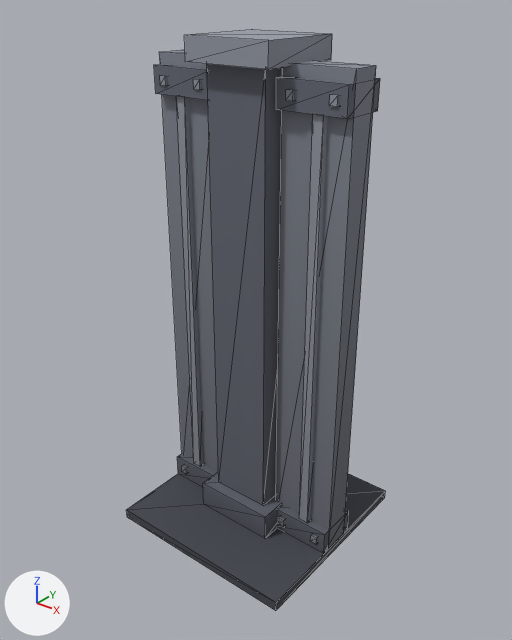
Two versions of the glTF model data/model/wall_metal_straight.glb, one commit apart.
Camera for both pictures: a 50 mm camera at (1.89, -2.39, 2.61) aimed at (0.01, -0.03, 1.15). The lights are fixed; the arrows at lower left show +X, +Y and +Z. The picture after the commit comes second. Mesh edges are drawn as thin lines. Vertices at exactly the same position are counted once.

Script lines for the objects in view, before the commit:
```python
me_mesh_0 = bpy.data.meshes.new('Mesh_0')
me_mesh_0.from_pydata(...)  # 160 vertices, 240 faces; spans x -0.5..0.5, y -0.5..0.5, z 0.0..2.4
me_mesh_0.materials.append(mat_material_0)  # picture img_image_0
ob_mesh_0 = bpy.data.objects.new('Mesh_0', me_mesh_0)
ob_mesh_0.location = (0.0, 0.0, 0.0)
```
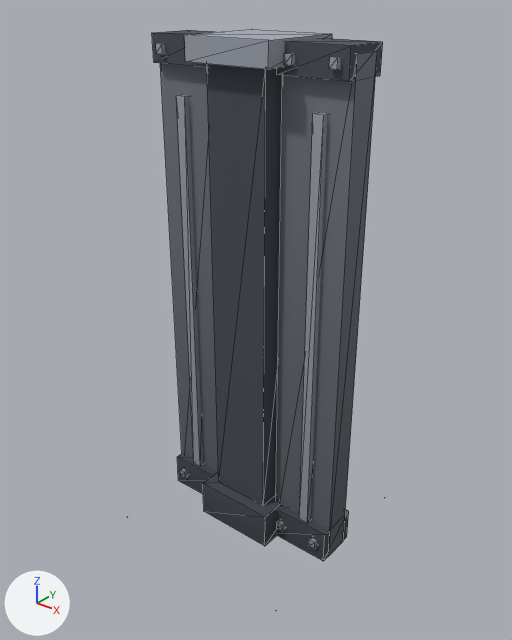
Location of each change, (x1, y1, x2, y2) in pixels of the pictures (512 x 640 px; the box of a moved part takes in the faces that stretch with it):
'Mesh_0', reshaped: before (126, 29, 385, 611); after (152, 29, 385, 561)
part 1 of me_mesh_0, added: after (276, 51, 377, 556)
part 2 of me_mesh_0, moved or reshaped: before (276, 76, 380, 119); after (277, 38, 383, 82)
part 3 of me_mesh_0, added: after (277, 520, 285, 531)
part 4 of me_mesh_0, added: after (284, 53, 295, 65)
part 5 of me_mesh_0, added: after (309, 537, 317, 549)
part 6 of me_mesh_0, added: after (329, 56, 341, 69)
part 7 of me_mesh_0, added: after (160, 63, 218, 472)
part 8 of me_mesh_0, moved or reshaped: before (154, 64, 208, 100); after (152, 30, 213, 68)
part 9 of me_mesh_0, added: after (180, 468, 187, 478)
part 10 of me_mesh_0, added: after (156, 43, 165, 54)
part 11 of me_mesh_0, deleted: before (159, 50, 376, 549)
part 12 of me_mesh_0, cut back: before (126, 457, 385, 611); after (177, 457, 385, 561)
part 13 of me_mesh_0, surface changed: before (176, 32, 349, 554); after (176, 32, 349, 561)

The change, as a list of edits to the scene's bpy script:
```text
Change me_mesh_0:
    used by ob_mesh_0; location = (0.0, 0.0, 0.0)
    remove me_mesh_0.from_pydata(...)  # 160 vertices, 240 faces; spans x -0.5..0.5, y -0.5..0.5, z 0.0..2.4
    add me_mesh_0.from_pydata(...)  # 184 vertices, 276 faces; spans x -0.5..0.5, y -0.5..0.5, z 0.0..2.4
    me_mesh_0 part 1: a new loose piece, a box spanning x 0.17..0.5, y -0.07..0.07, z 0.0..2.36, in mat_material_0 (picture img_image_0)
    me_mesh_0 part 2: the loose piece of 8 vertices spanning x 0.17..0.5, y -0.11..0.11, z 2.14..2.26 is moved by (0.0, 0.0, 0.13)
    me_mesh_0 part 3: a new loose piece, a box spanning x 0.222..0.257, y -0.13..0.13, z 0.07..0.11, in mat_material_0 (picture img_image_0)
    me_mesh_0 part 4: a new loose piece, a box spanning x 0.222..0.257, y -0.13..0.13, z 2.31..2.35, in mat_material_0 (picture img_image_0)
    me_mesh_0 part 5: a new loose piece, a box spanning x 0.423..0.458, y -0.13..0.13, z 0.07..0.11, in mat_material_0 (picture img_image_0)
    me_mesh_0 part 6: a new loose piece, a box spanning x 0.423..0.458, y -0.13..0.13, z 2.31..2.35, in mat_material_0 (picture img_image_0)
    me_mesh_0 part 7: a new loose piece, a box spanning x -0.5..-0.17, y -0.07..0.07, z 0.0..2.36, in mat_material_0 (picture img_image_0)
    me_mesh_0 part 8: the loose piece of 8 vertices spanning x -0.5..-0.17, y -0.11..0.11, z 2.14..2.26 is moved by (0.0, 0.0, 0.13)
    me_mesh_0 part 9: a new loose piece, a box spanning x -0.458..-0.423, y -0.13..0.13, z 0.07..0.11, in mat_material_0 (picture img_image_0)
    me_mesh_0 part 10: a new loose piece, a box spanning x -0.458..-0.423, y -0.13..0.13, z 2.31..2.35, in mat_material_0 (picture img_image_0)
    me_mesh_0 part 11: 10 loose pieces with 80 vertices, spanning x -0.5..0.5, y -0.12..0.12, z 0.05..2.31, are deleted
    me_mesh_0 part 12
    4 vertices are removed from x -0.5..0.5, y -0.5..0.5, z 0.05
    12 faces are deleted
    12 vertices in x -0.5..0.5, y -0.21..0.21, z 0.05 move by (0.0, 0.0, -0.05)
    28 vertices are added at x -0.5..0.5, y -0.5..0.5, z 0.0
    48 new faces join them
    me_mesh_0 part 13: 84 kept faces spanning x -0.5..0.5, y -0.21..0.21, z 0.0..2.4 get new texture (UV) coordinates
    other edits to the shape of me_mesh_0 do not show in these pictures
```
